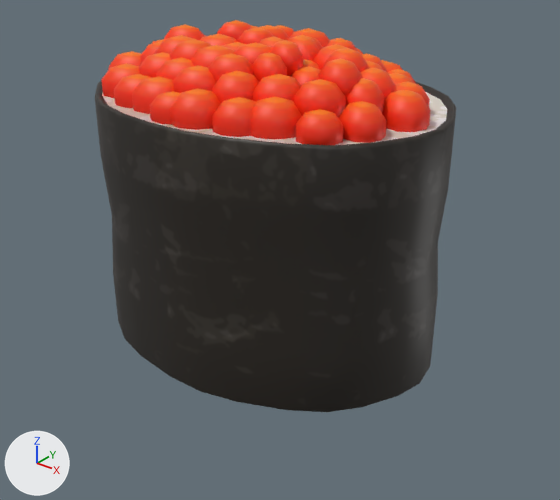
The FBX model SushiSorter/Assets/Meshes/Gunkan_maki.fbx, before and after one commit.
One viewpoint serves both versions: a 50 mm lens placed at (0.829, -1.0, 0.786), pointed at (0.048, -0.025, 0.181). The lights are fixed; the arrows at lower left show +X, +Y and +Z.

Names of what the first picture shows: 'Gunkan_maki'.
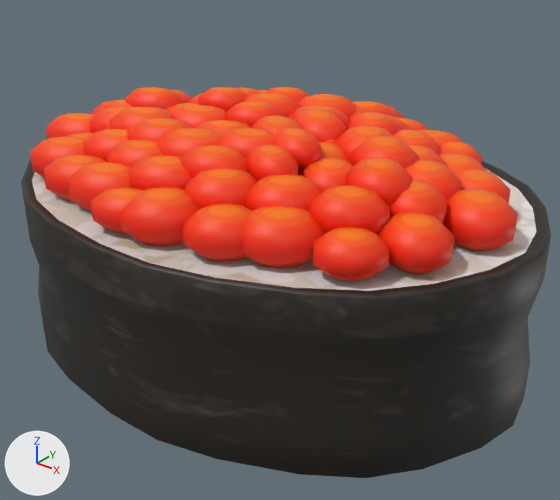
Pixel boxes (x1, y1, x2, y2) of what changed, in the pictures (560 x 500 px; the box of a moved part takes in the faces that stretch with it):
'Gunkan_maki', reshaped (47% wider)
    before: (95, 20, 456, 412)
    after: (21, 87, 551, 478)
part 1 of me_mesh_004, moved or reshaped
    before: (294, 79, 346, 117)
    after: (310, 185, 390, 234)
part 2 of me_mesh_004, moved or reshaped
    before: (296, 109, 343, 145)
    after: (313, 227, 389, 282)
part 3 of me_mesh_004, moved or reshaped
    before: (251, 97, 302, 139)
    after: (243, 206, 325, 269)
part 4 of me_mesh_004, moved or reshaped
    before: (212, 71, 259, 103)
    after: (184, 169, 258, 209)
part 5 of me_mesh_004, moved or reshaped
    before: (170, 88, 221, 130)
    after: (119, 187, 199, 247)
part 6 of me_mesh_004, moved or reshaped
    before: (212, 97, 256, 137)
    after: (183, 203, 252, 262)
part 7 of me_mesh_004, moved or reshaped
    before: (253, 74, 301, 102)
    after: (246, 174, 324, 213)
part 8 of me_mesh_004, moved or reshaped
    before: (172, 65, 216, 93)
    after: (128, 155, 192, 190)
part 9 of me_mesh_004, moved or reshaped
    before: (139, 52, 171, 78)
    after: (83, 129, 128, 162)
part 10 of me_mesh_004, moved or reshaped
    before: (156, 57, 194, 80)
    after: (106, 140, 163, 166)
part 11 of me_mesh_004, moved or reshaped
    before: (132, 76, 174, 114)
    after: (68, 162, 132, 212)
part 12 of me_mesh_004, moved or reshaped
    before: (114, 74, 153, 108)
    after: (44, 155, 106, 201)
part 13 of me_mesh_004, moved or reshaped
    before: (101, 63, 140, 98)
    after: (31, 136, 86, 178)
part 14 of me_mesh_004, moved or reshaped
    before: (149, 91, 181, 124)
    after: (91, 187, 143, 234)
part 15 of me_mesh_004, moved or reshaped
    before: (234, 42, 272, 64)
    after: (218, 128, 276, 156)
part 16 of me_mesh_004, moved or reshaped (not visible before)
    after: (68, 133, 94, 139)
part 17 of me_mesh_004, moved or reshaped
    before: (222, 42, 246, 51)
    after: (196, 120, 250, 135)
part 18 of me_mesh_004, moved or reshaped
    before: (191, 45, 235, 67)
    after: (157, 128, 222, 157)
part 19 of me_mesh_004, moved or reshaped
    before: (169, 39, 211, 60)
    after: (127, 118, 192, 143)
part 20 of me_mesh_004, moved or reshaped
    before: (155, 35, 197, 54)
    after: (109, 107, 176, 130)
part 21 of me_mesh_004, moved or reshaped
    before: (207, 53, 254, 82)
    after: (179, 145, 248, 178)
part 22 of me_mesh_004, moved or reshaped
    before: (95, 20, 456, 412)
    after: (21, 87, 551, 478)

What changed in the scene script:
```text
Change me_mesh_004:
    remove me_mesh_004.from_pydata(...)  # 3585 vertices, 6486 faces; spans x -0.335..0.335, y -0.257..0.252, z 0.005..0.556
    add me_mesh_004.from_pydata(...)  # 3585 vertices, 6486 faces; spans x -0.503..0.502, y -0.386..0.378, z -0.002..0.427
    me_mesh_004 part 1: the loose piece of 42 vertices spanning x 0.148..0.219, y -0.136..-0.066, z 0.447..0.522 is scaled about its middle by (1.5, 1.5, 1), then moved by (0.092, -0.051, -0.129)
    me_mesh_004 part 2: the loose piece of 42 vertices spanning x 0.182..0.246, y -0.175..-0.112, z 0.425..0.492 is scaled about its middle by (1.5, 1.5, 1), then moved by (0.107, -0.072, -0.129)
    me_mesh_004 part 3: the loose piece of 42 vertices spanning x 0.102..0.182, y -0.192..-0.114, z 0.417..0.501 is scaled about its middle by (1.5, 1.5, 1), then moved by (0.071, -0.077, -0.129)
    me_mesh_004 part 4: the loose piece of 42 vertices spanning x 0.022..0.096, y -0.175..-0.103, z 0.446..0.523 is scaled about its middle by (1.5, 1.5, 1), then moved by (0.029, -0.07, -0.129)
    me_mesh_004 part 5: the loose piece of 42 vertices spanning x -0.016..0.064, y -0.228..-0.15, z 0.417..0.501 is scaled about its middle by (1.5, 1.5, 1), then moved by (0.012, -0.094, -0.129)
    me_mesh_004 part 6: the loose piece of 42 vertices spanning x 0.059..0.132, y -0.215..-0.143, z 0.42..0.497 is scaled about its middle by (1.5, 1.5, 1), then moved by (0.048, -0.089, -0.129)
    me_mesh_004 part 7: the loose piece of 42 vertices spanning x 0.082..0.155, y -0.152..-0.08, z 0.446..0.523 is scaled about its middle by (1.5, 1.5, 1), then moved by (0.059, -0.058, -0.129)
    me_mesh_004 part 8: the loose piece of 42 vertices spanning x -0.055..0.025, y -0.177..-0.116, z 0.447..0.522 is scaled about its middle by (1.5, 1.5, 1), then moved by (-0.007, -0.073, -0.129)
    me_mesh_004 part 9: the loose piece of 42 vertices spanning x -0.165..-0.083, y -0.148..-0.085, z 0.446..0.523 is scaled about its middle by (1.5, 1.5, 1), then moved by (-0.062, -0.058, -0.129)
    me_mesh_004 part 10: the loose piece of 42 vertices spanning x -0.113..-0.031, y -0.157..-0.094, z 0.446..0.523 is scaled about its middle by (1.5, 1.5, 1), then moved by (-0.036, -0.063, -0.129)
    me_mesh_004 part 11: the loose piece of 42 vertices spanning x -0.121..-0.031, y -0.206..-0.138, z 0.417..0.501 is scaled about its middle by (1.5, 1.5, 1), then moved by (-0.038, -0.086, -0.129)
    me_mesh_004 part 12: the loose piece of 42 vertices spanning x -0.167..-0.084, y -0.203..-0.14, z 0.42..0.497 is scaled about its middle by (1.5, 1.5, 1), then moved by (-0.063, -0.086, -0.129)
    me_mesh_004 part 13: the loose piece of 42 vertices spanning x -0.23..-0.141, y -0.176..-0.108, z 0.417..0.501 is scaled about its middle by (1.5, 1.5, 1), then moved by (-0.093, -0.071, -0.129)
    me_mesh_004 part 14: the loose piece of 42 vertices spanning x -0.052..0.02, y -0.229..-0.174, z 0.425..0.492 is scaled about its middle by (1.5, 1.5, 1), then moved by (-0.008, -0.101, -0.129)
    me_mesh_004 part 15: the loose piece of 42 vertices spanning x -0.01..0.07, y -0.094..-0.033, z 0.474..0.549 is scaled about its middle by (1.5, 1.5, 1), then moved by (0.015, -0.032, -0.129)
    me_mesh_004 part 16: the loose piece of 42 vertices spanning x -0.245..-0.163, y -0.13..-0.067, z 0.409..0.486 is scaled about its middle by (1.5, 1.5, 1), then moved by (-0.102, -0.049, -0.129)
    me_mesh_004 part 17: the loose piece of 42 vertices spanning x -0.067..0.013, y -0.073..-0.011, z 0.464..0.54 is scaled about its middle by (1.5, 1.5, 1), then moved by (-0.013, -0.021, -0.129)
    me_mesh_004 part 18: the loose piece of 42 vertices spanning x -0.072..0.017, y -0.126..-0.057, z 0.459..0.543 is scaled about its middle by (1.5, 1.5, 1), then moved by (-0.014, -0.046, -0.129)
    me_mesh_004 part 19: the loose piece of 42 vertices spanning x -0.118..-0.036, y -0.122..-0.059, z 0.469..0.546 is scaled about its middle by (1.5, 1.5, 1), then moved by (-0.038, -0.045, -0.129)
    me_mesh_004 part 20: the loose piece of 42 vertices spanning x -0.181..-0.092, y -0.095..-0.027, z 0.457..0.541 is scaled about its middle by (1.5, 1.5, 1), then moved by (-0.068, -0.031, -0.129)
    me_mesh_004 part 21: the loose piece of 42 vertices spanning x -0.007..0.065, y -0.146..-0.091, z 0.474..0.541 is scaled about its middle by (1.5, 1.5, 1), then moved by (0.014, -0.059, -0.129)
    me_mesh_004 part 22: 2577 of 3585 vertices moved; they spanned x -0.335..0.335, y -0.257..0.252, z 0.005..0.556 and now span x -0.503..0.502, y -0.386..0.378, z -0.002..0.427; mean shift (0.0, 0.021, -0.122); largest move (0.332, 0.0, 0.451) -> (0.499, 0.0, 0.299)
```
